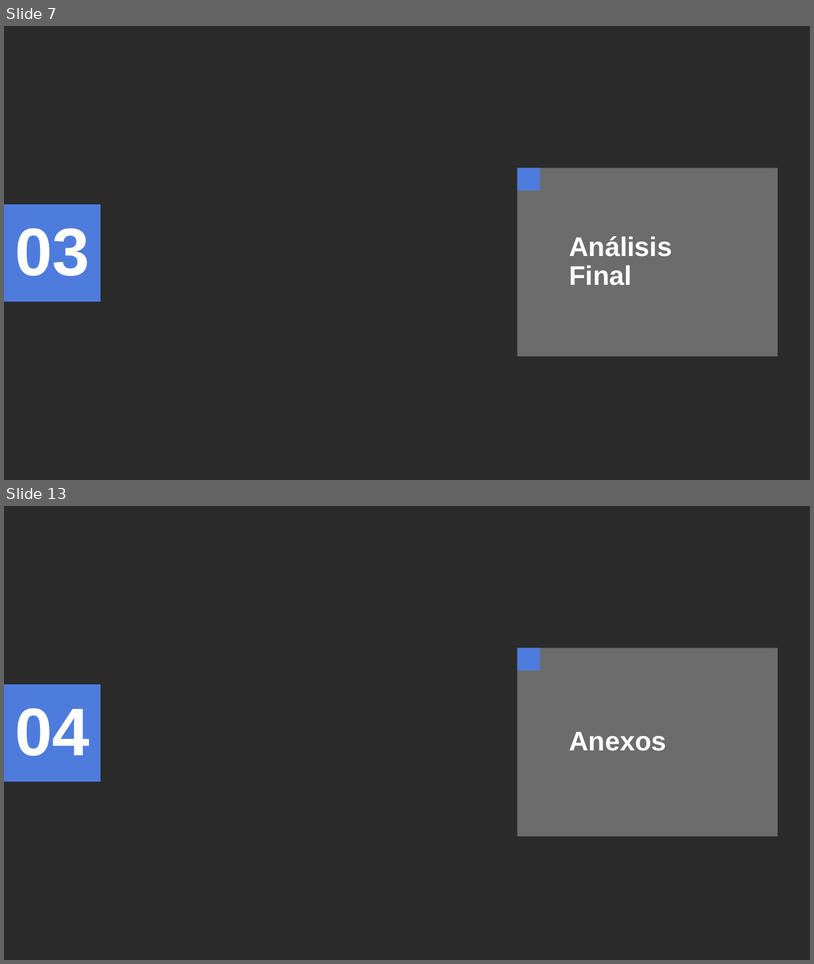
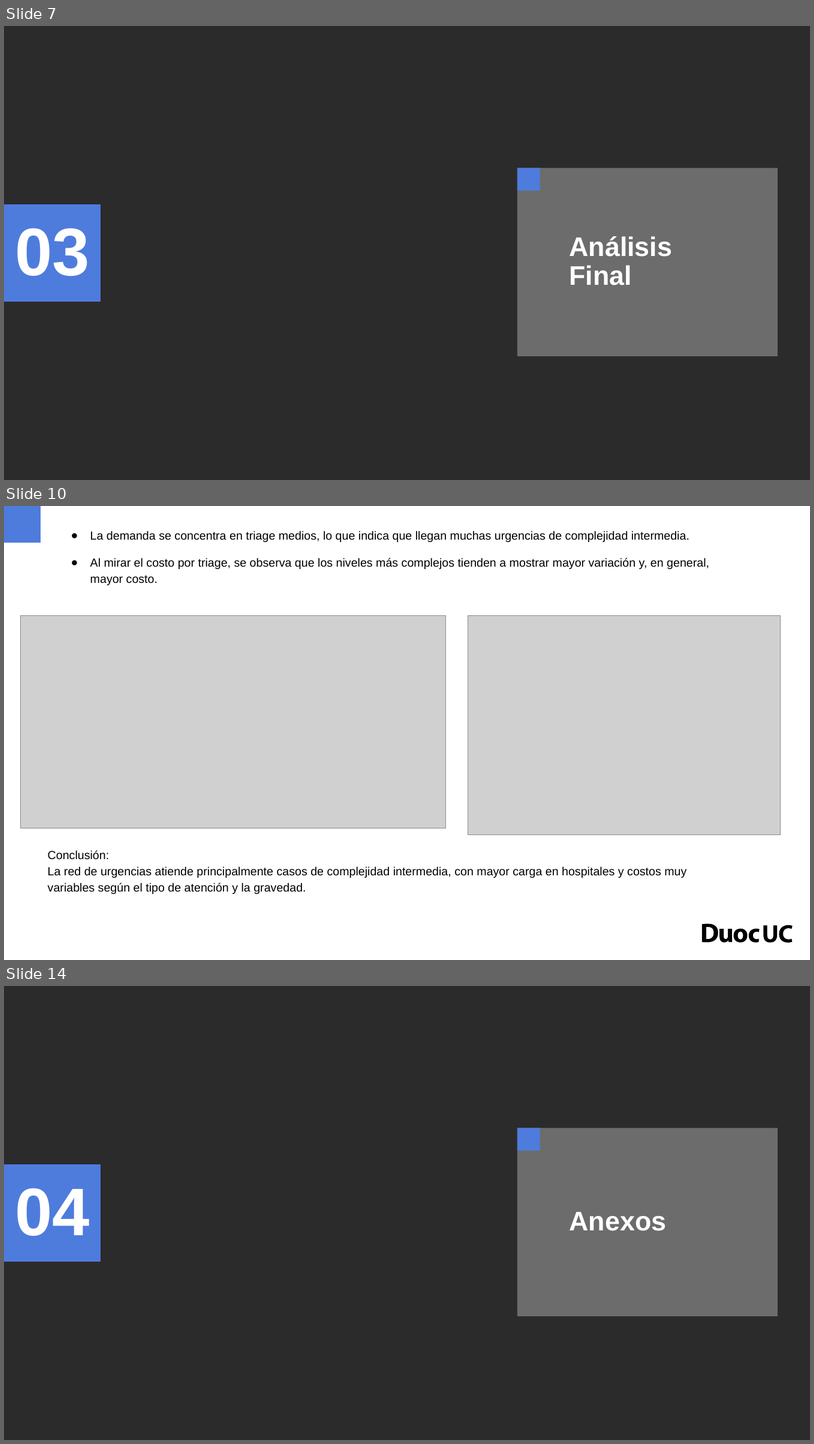
Before and after one commit to GabTo0011/entrega_1-prog_para_ciencia_datos, a slide deck: docs/Formato presentacion evaluacion parcial 1.pptx. Shown one above the other, each under a label of ours: slides 7 and 13 before the commit, slides 7, 10 and 14 after it; the slides between them are not shown. The pictures are 814x964 and 814x1444 pixels, drawn with LibreOffice and Linux fonts; fonts in the diff are those of the drawing; grey boxes stand for pictures; background and template pictures are left out; a plain dark background stands for a picture behind light text. Boxes give left, top, right and bottom in pixels: in the first picture for what was removed or moved away, otherwise in the second. Text is boxed around its words. In the diff, an @@ line names an element or a change of style, - is before the commit and + after.

```diff
--- a/docs/Formato presentacion evaluacion parcial 1.pptx
+++ b/docs/Formato presentacion evaluacion parcial 1.pptx
@@ slide 10 added at (4, 506, 810, 960), background #FFFFFF @@
@@ rectangle added at (4, 506, 40, 542), fill #4E7CDD @@
@@ text added at (90, 531, 710, 585), 14 pt, text #000000 @@
+● La demanda se concentra en triage medios, lo que indica que llegan muchas urgencias de complejidad intermedia.
+● Al mirar el costo por triage, se observa que los niveles más complejos tienden a mostrar mayor variación y, en general, mayor costo.
@@ picture added at (20, 615, 446, 828) @@
@@ picture added at (468, 615, 781, 834) @@
@@ text added at (48, 850, 687, 894), 14 pt, text #000000 @@
+Conclusión:
+La red de urgencias atiende principalmente casos de complejidad intermedia, con mayor carga en hospitales y costos muy variables según el tipo de atención y la gravedad.
@@ freeform shape added at (703, 924, 760, 942), fill #000000 @@
@@ freeform shape added at (764, 925, 778, 942), fill #000000 @@
@@ freeform shape added at (780, 925, 793, 942), fill #000000 @@
@@ what was slide 13 is now slide 14 @@
```
Also in this commit, not shown: 5 slides changed, 2 other slides added, 2 slides removed.
